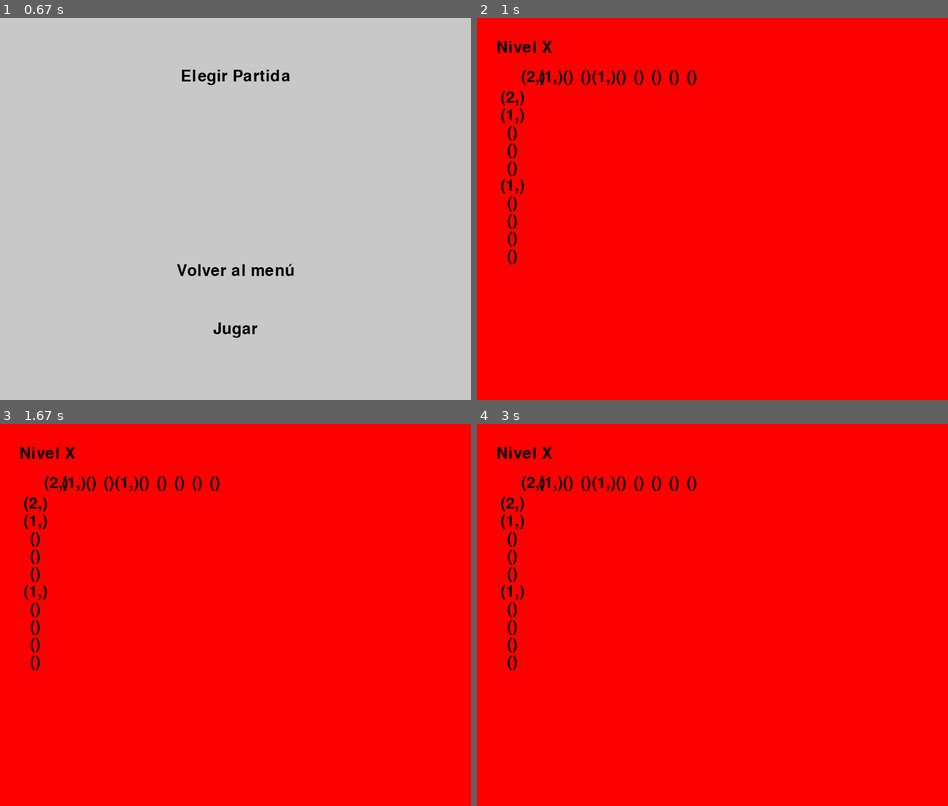
Above: before the commit, frames 1-4 (two rows, left to right).
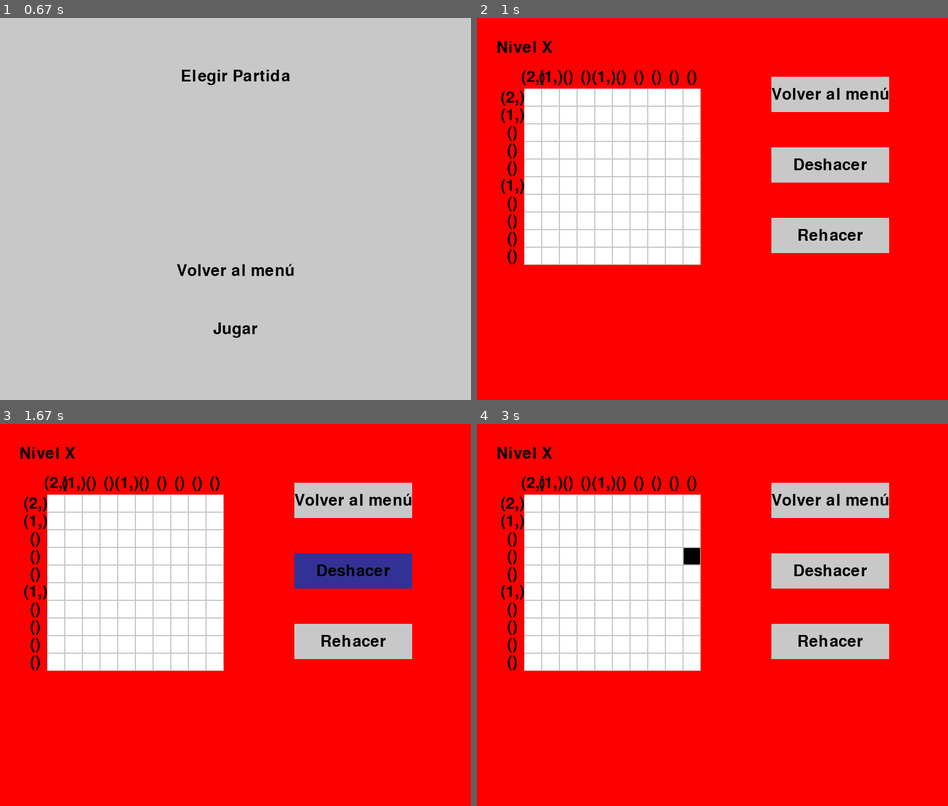
Above: after the commit, the same moments.

Repository: Diego-ipt/Pygame_nonograma
Game: pygame game, started from inicio.py
Same seed, same stepped clock (60 frames per second), same inputs: the game is played once before the commit and once after it.
Inputs (mouse positions are in pixels of both pictures, inside the frame that each line leads up to):
- Up to frame 1 (0.67 s): click (216, 224) at 0.43 s
- Up to frame 2 (1 s): click "Jugar" at 0.72 s
- Up to frame 3 (1.67 s): click (89, 557) at 1.08 s; click (353, 569) at 1.47 s, where only the run after the commit has a clickable "Deshacer"
- Up to frame 4 (3 s): click (721, 485) at 1.87 s; move the mouse to (698, 550) at 2.63 s; click (698, 550) at 2.77 s

Frame 1 is identical in both runs. In frame 2, 24% of the frame differs, in the area x 10-88%, y 15-65%; in frame 3, 24%; in frame 4, 24%.

Commit message:
fix and refactor: se arreglaron bugs de manejadores de eventos en VentanaNonogramaGame

Diff:
--- a/nonograma_core/JuegoNonograma.py
+++ b/nonograma_core/JuegoNonograma.py
@@ -22,6 +22,8 @@
         pygame.display.set_icon(icono)
         # Inicializa la ventana actual
         self.cambiar_ventana('menu_principal')
+        # Inicializa juego en especifico
+        self.game = Game()
 
     def cambiar_ventana(self, nuevo_estado):
         print(f"Cambiando a ventana: {nuevo_estado}")
--- a/nonograma_core/VentanaElegirPartida.py
+++ b/nonograma_core/VentanaElegirPartida.py
@@ -8,8 +8,13 @@
     def __init__(self, pantalla, cambiar_ventana):
         super().__init__(pantalla, cambiar_ventana)
 
+    def iniciar_juego(self, Partida_seleccionada):
+        game = Partida_seleccionada  # Reinicia el juego
+        game.running = True
+        self.cambiar_ventana('ventana_nonograma_game')
+
     def dibujar(self):
         self.pantalla.fill(GRIS)
         mostrar_texto("Elegir Partida", fuente, NEGRO, self.pantalla, 400, 100)
         boton("Volver al menú", 300, 400, 200, 60, GRIS, AZUL_OSCURO, self.pantalla, lambda: self.cambiar_ventana('menu_principal'))
-        boton("Jugar", 300, 500, 200, 60, GRIS, AZUL_OSCURO, self.pantalla, lambda: self.cambiar_ventana('ventana_nonograma_game'))
+        boton("Jugar", 300, 500, 200, 60, GRIS, AZUL_OSCURO, self.pantalla, lambda: self.iniciar_juego(Game()))
--- a/nonograma_core/VentanaNonogramaGame.py
+++ b/nonograma_core/VentanaNonogramaGame.py
@@ -13,43 +13,34 @@
         self.game = Game()
         self.running = True
 
+    # En el bucle principal del juego
     def dibujar(self):
-        self.pantalla.fill(ROJO)
+        self.reloj.tick(10)
+        pygame.init()
+        pantalla.fill(ROJO)
         pygame.display.set_caption("Nonograma Game")
-        mostrar_texto("Nivel X", fuente, NEGRO, self.pantalla, 80, 50)
+        mostrar_texto("Nivel X", fuente, NEGRO, pantalla, 80, 50)
+
         filas, columnas = procesar_matriz(self.game.board.matriz_solucion)
         game_position = (80, 120)
+
         tamano_celda = self.game.getCellSize()
+        offset_x = game_position[0]
+        offset_y = game_position[1]
 
+        # Dibujar números de filas y columnas
         for i, fila in enumerate(filas):
-            mostrar_texto(str(fila), fuente, NEGRO, self.pantalla, game_position[0] - 20, game_position[1] + i * tamano_celda + tamano_celda // 2)
+            mostrar_texto(str(fila), fuente, NEGRO, pantalla, offset_x - 20, offset_y + i * tamano_celda + tamano_celda // 2)
 
         for j, columna in enumerate(columnas):
-            mostrar_texto(str(columna), fuente, NEGRO, self.pantalla, game_position[0] + j * tamano_celda + tamano_celda // 2, game_position[1] - 20)
+            mostrar_texto(str(columna), fuente, NEGRO, pantalla, offset_x + j * tamano_celda + tamano_celda // 2, offset_y - 20)
 
-        self.running = True
+        boton("Volver al menú", 500, 100, 200, 60, GRIS, AZUL_OSCURO, pantalla, lambda: self.cambiar_ventana('menu_principal'))
+        boton("Deshacer", 500, 220, 200, 60, GRIS, AZUL_OSCURO, pantalla, self.game.deshacer)
+        boton("Rehacer", 500, 340, 200, 60, GRIS, AZUL_OSCURO, pantalla, self.game.rehacer)
 
-        while self.running:
-            events = pygame.event.get()
-            print("hola")
-            for event in events:
-                if event.type == pygame.MOUSEBUTTONDOWN:
-                    raton = pygame.mouse.get_pos()
-                    if 500 <= raton[0] <= 700 and 100 <= raton[1] <= 160:
-                        self.cambiar_ventana('menu_principal')
-                        self.running = False
-                    elif 500 <= raton[0] <= 700 and 220 <= raton[1] <= 280:
-                        self.game.deshacer()
-                    elif 500 <= raton[0] <= 700 and 340 <= raton[1] <= 400:
-                        self.game.rehacer()
-
-        boton("Volver al menú", 500, 100, 200, 60, GRIS, AZUL_OSCURO, self.pantalla)
-        boton("Deshacer", 500, 220, 200, 60, GRIS, AZUL_OSCURO, self.pantalla)
-        boton("Rehacer", 500, 340, 200, 60, GRIS, AZUL_OSCURO, self.pantalla)
-
-        if self.game.run(self.pantalla, *game_position, events=events):
+        if self.game.run(pantalla, *game_position, pygame.event.get()):
+            self.game.running = False
             self.cambiar_ventana('ventana_victoria')
-            self.running = False
 
         pygame.display.flip()  # Actualiza la pantalla en cada iteración del bucle
-        self.reloj.tick(60)
--- a/nonograma_core/ventana_nonograma.py
+++ b/nonograma_core/ventana_nonograma.py
@@ -96,7 +96,8 @@
                     self.stack.push(pos)
 
     def run(self, main_window, x, y, events):
-        self.handle_events(events, (x, y))
+        if self.running == True:
+            self.handle_events(events, (x, y))
         self.surface.fill(GRIS)
         self.board.draw(self.surface)
         if self.won:
